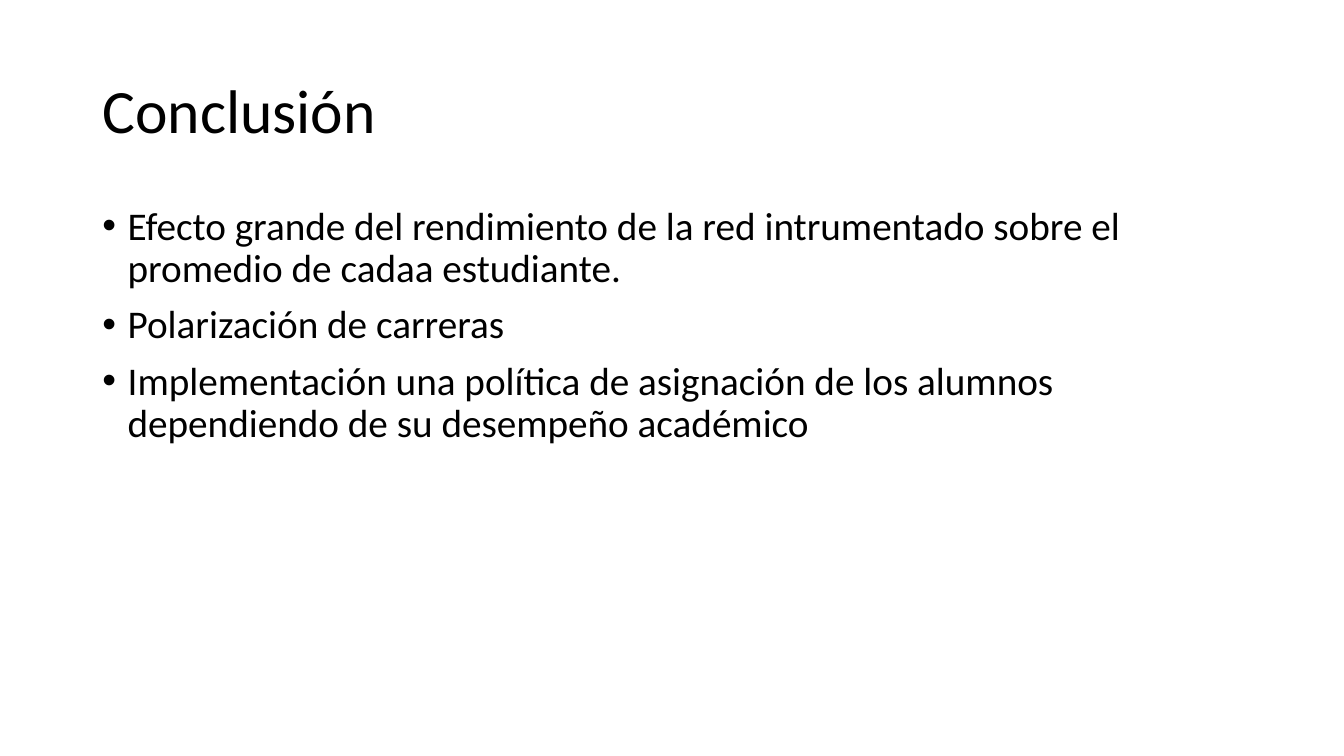
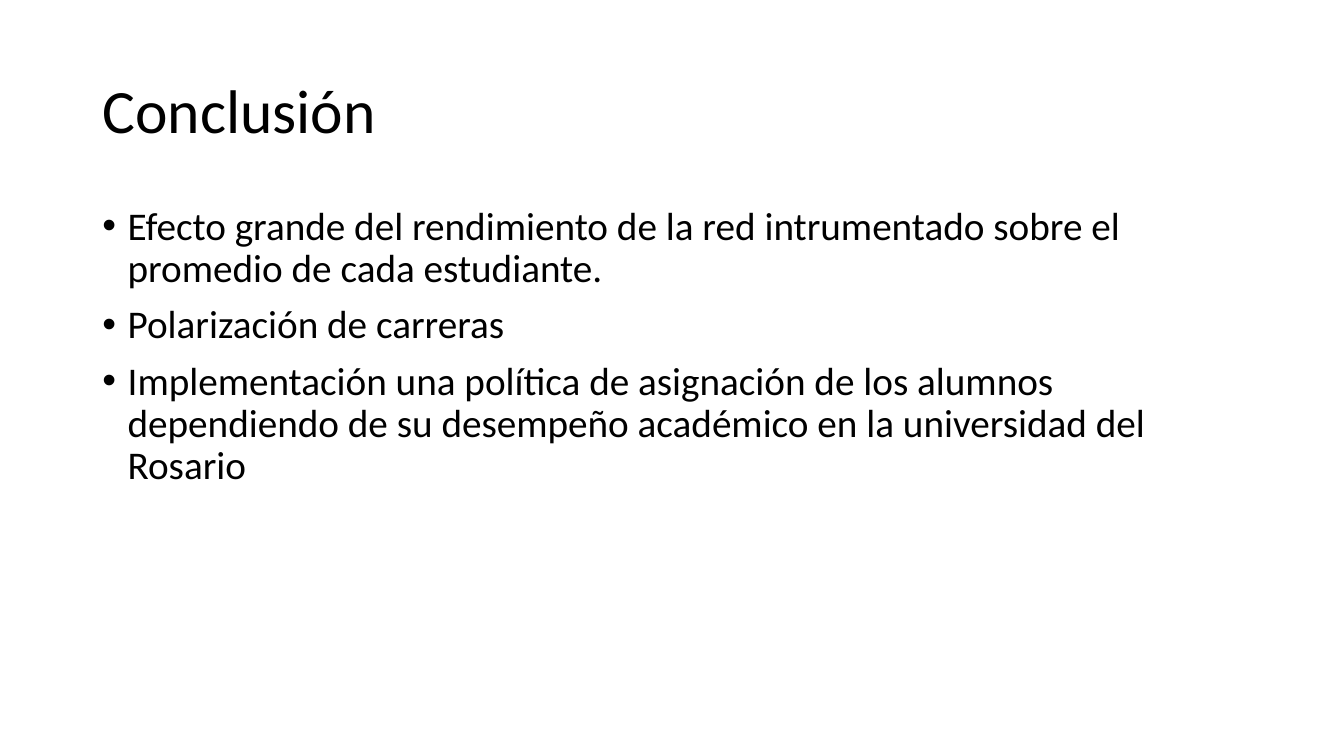
Before and after one commit to camilavalenciarod/TrabajoFinalMetodos, a slide deck: slide 24 of Análisis de Redes en la Facultad de Economía.pptx. Drawn at 1344x756 pixels with LibreOffice and Linux fonts; fonts in the diff are those of the drawing. Boxes give left, top, right and bottom in pixels: in the first picture for what was removed or moved away, otherwise in the second. Text is boxed around its words. In the diff, an @@ line names an element or a change of style, - is before the commit and + after.

```diff
--- a/Análisis de Redes en la Facultad de Economía.pptx
+++ b/Análisis de Redes en la Facultad de Economía.pptx
@@ text at [128, 212, 1119, 289]: text changed @@
-• Efecto grande del rendimiento de la red intrumentado sobre el promedio de cadaa estudiante.
+• Efecto grande del rendimiento de la red intrumentado sobre el promedio de cada estudiante.
@@ text at [128, 367, 1145, 480]: text changed @@
-• Implementación una política de asignación de los alumnos dependiendo de su desempeño académico
+• Implementación una política de asignación de los alumnos dependiendo de su desempeño académico en la universidad del Rosario
```
